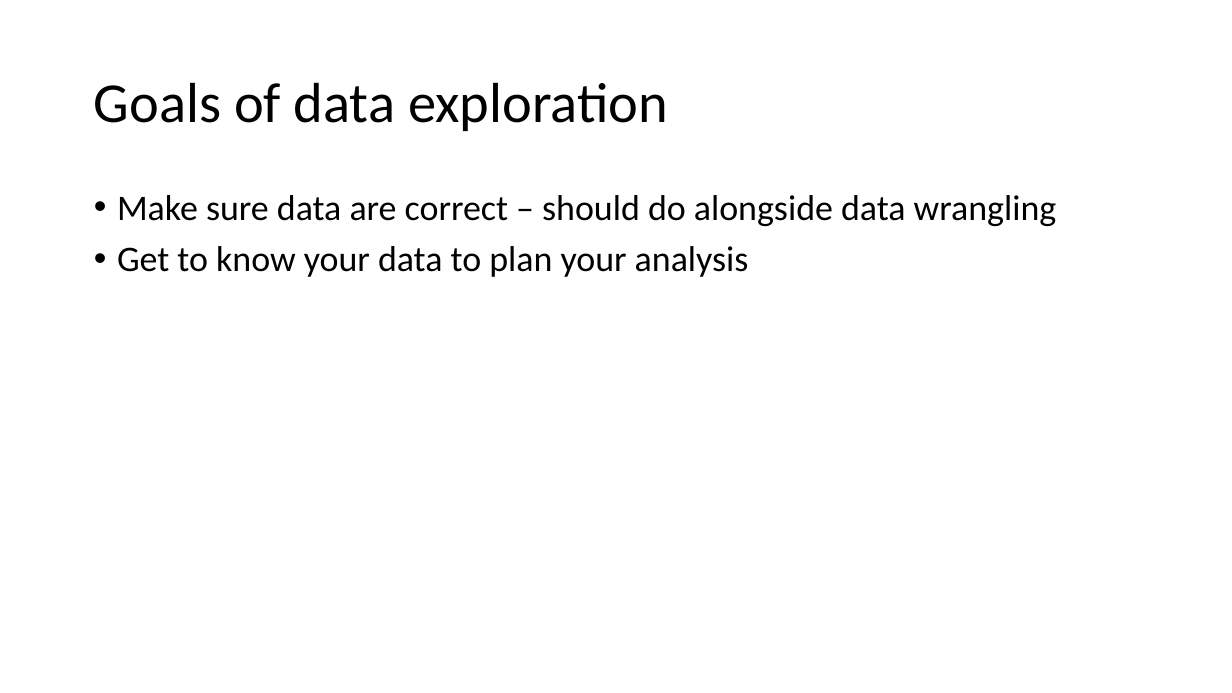
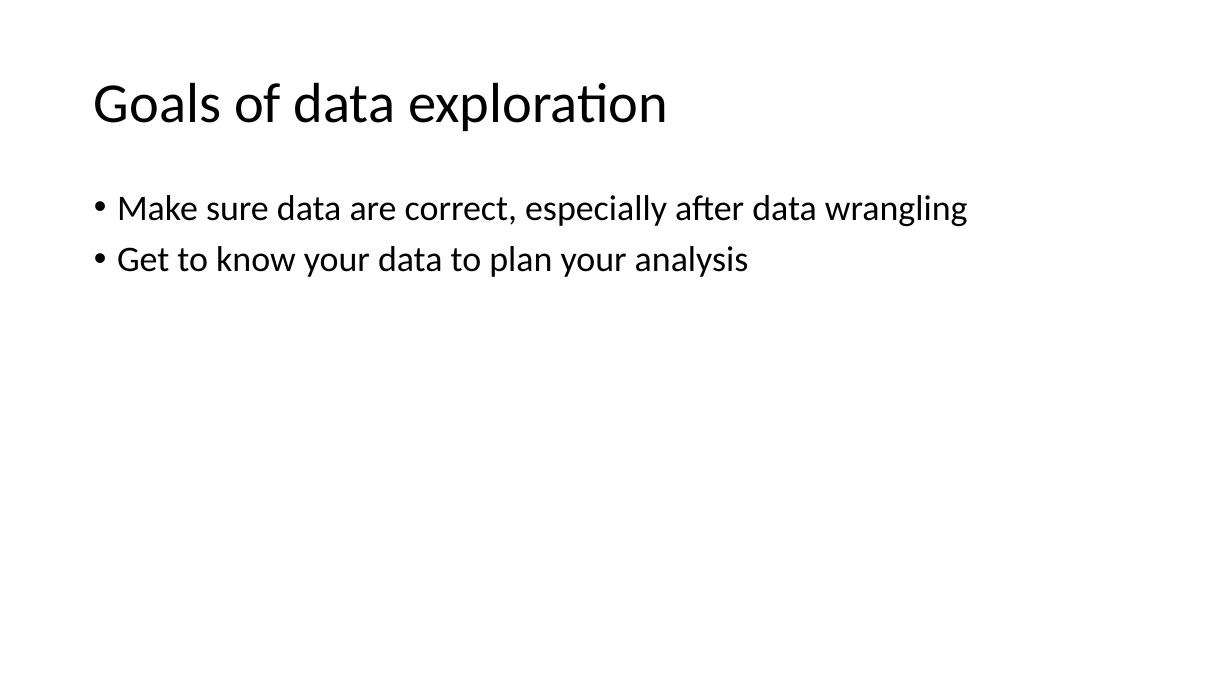
Before and after one commit to EEOB590A-Data-Science-in-R-Fall2021/CourseMaterials, a slide deck: slide 2 of 4. Data exploration/Data_exploration.pptx. Drawn at 1232x693 pixels with LibreOffice and Linux fonts; fonts in the diff are those of the drawing. Boxes give left, top, right and bottom in pixels: in the first picture for what was removed or moved away, otherwise in the second. Text is boxed around its words. In the diff, an @@ line names an element or a change of style, - is before the commit and + after.

```diff
--- a/4. Data exploration/Data_exploration.pptx
+++ b/4. Data exploration/Data_exploration.pptx
@@ text at [117,195,968,226]: text changed @@
-• Make sure data are correct – should do alongside data wrangling
+• Make sure data are correct, especially after data wrangling
```
Also in this commit, not shown: 9 other files.
